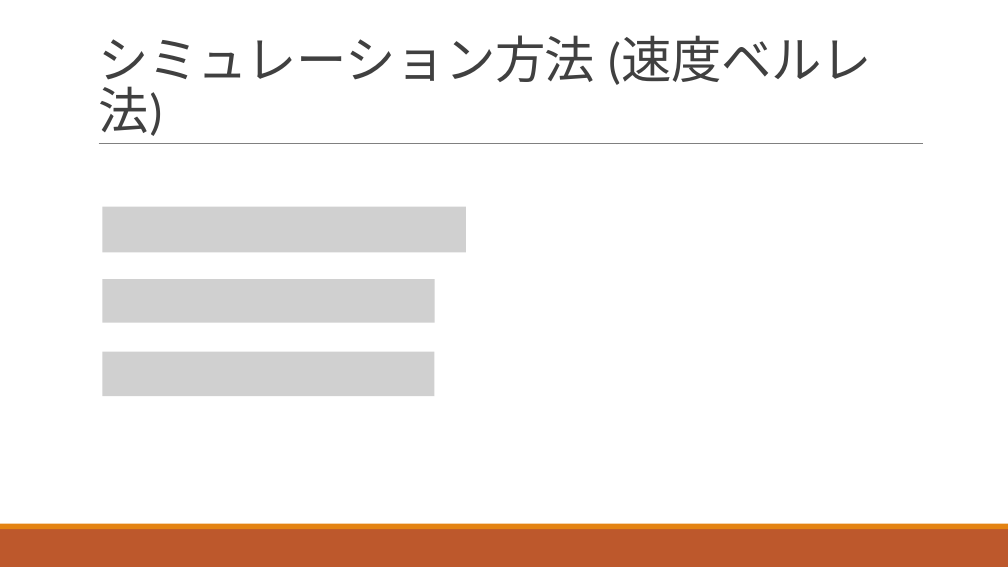
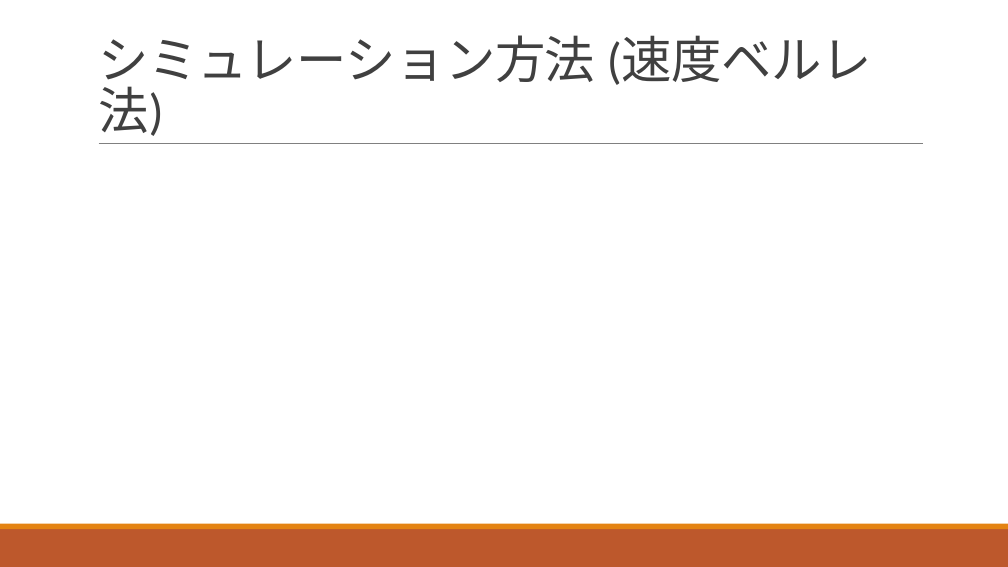
Before and after one commit to morishitamakoto0330/ShuttlecockSimulation, a slide deck: slide 11 of presentation/center_report.pptx (slide 10 before the commit). Drawn at 1008x567 pixels with LibreOffice and Linux fonts; fonts in the diff are those of the drawing; grey boxes stand for pictures. Boxes give left, top, right and bottom in pixels: in the first picture for what was removed or moved away, otherwise in the second. Text is boxed around its words. In the diff, an @@ line names an element or a change of style, - is before the commit and + after.

```diff
--- a/presentation/center_report.pptx
+++ b/presentation/center_report.pptx
@@ picture removed at box(103, 206, 467, 253) @@
@@ picture removed at box(103, 279, 436, 323) @@
@@ picture removed at box(103, 352, 435, 396) @@
```
Also in this commit, not shown: 6 other slides changed, 1 slide added.
